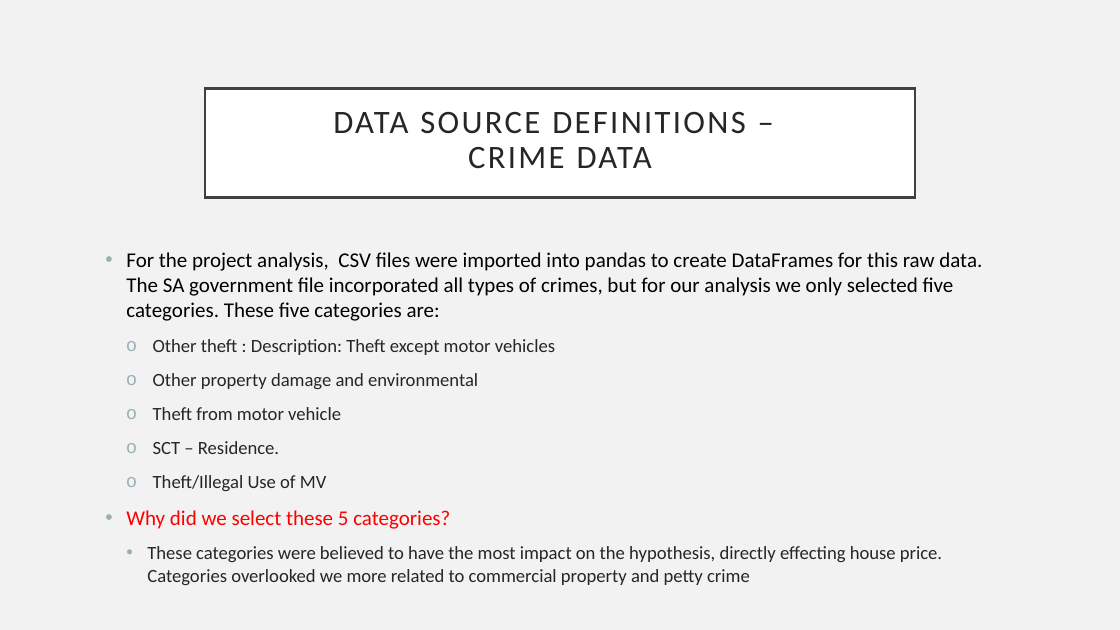
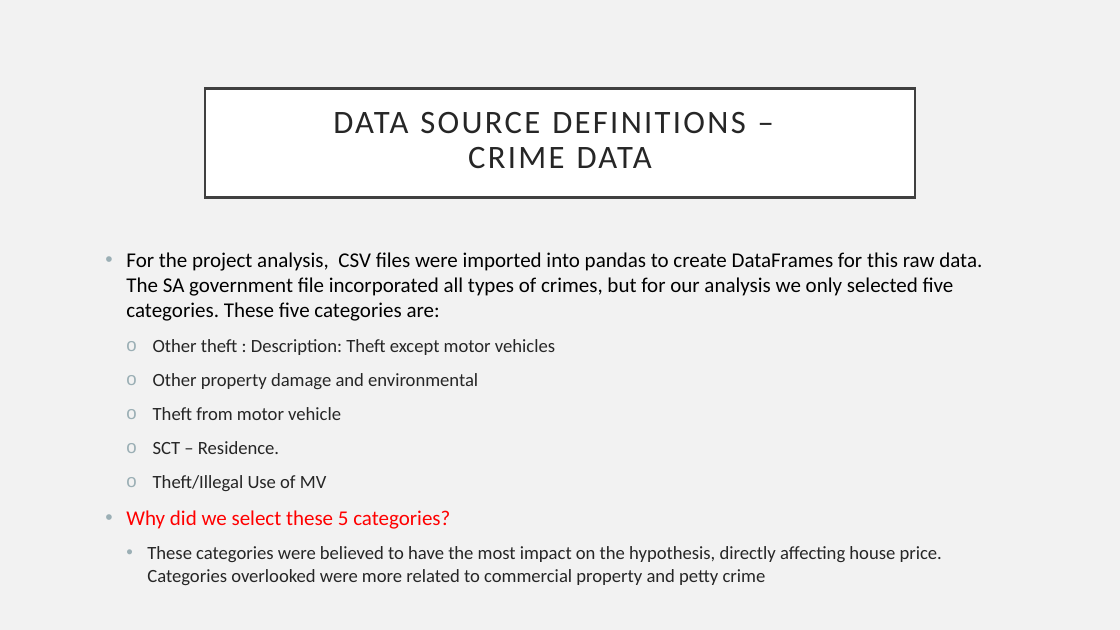
Before and after one commit to Sprettle/Chevrolet-Chilis, a slide deck: slide 4 of Project 1 Presentation.pptx. Drawn at 1120x630 pixels with LibreOffice and Linux fonts; fonts in the diff are those of the drawing. Boxes give left, top, right and bottom in pixels: in the first picture for what was removed or moved away, otherwise in the second. Text is boxed around its words. In the diff, an @@ line names an element or a change of style, - is before the commit and + after.

```diff
--- a/Project 1 Presentation.pptx
+++ b/Project 1 Presentation.pptx
@@ text at (147, 546, 942, 585): text changed @@
-  • These categories were believed to have the most impact on the hypothesis, directly effecting house price. Categories overlooked we more related to commercial property and petty crime
+  • These categories were believed to have the most impact on the hypothesis, directly affecting house price. Categories overlooked were more related to commercial property and petty crime
```
Also in this commit, not shown: 1 other slide changed, 4 slides removed.
